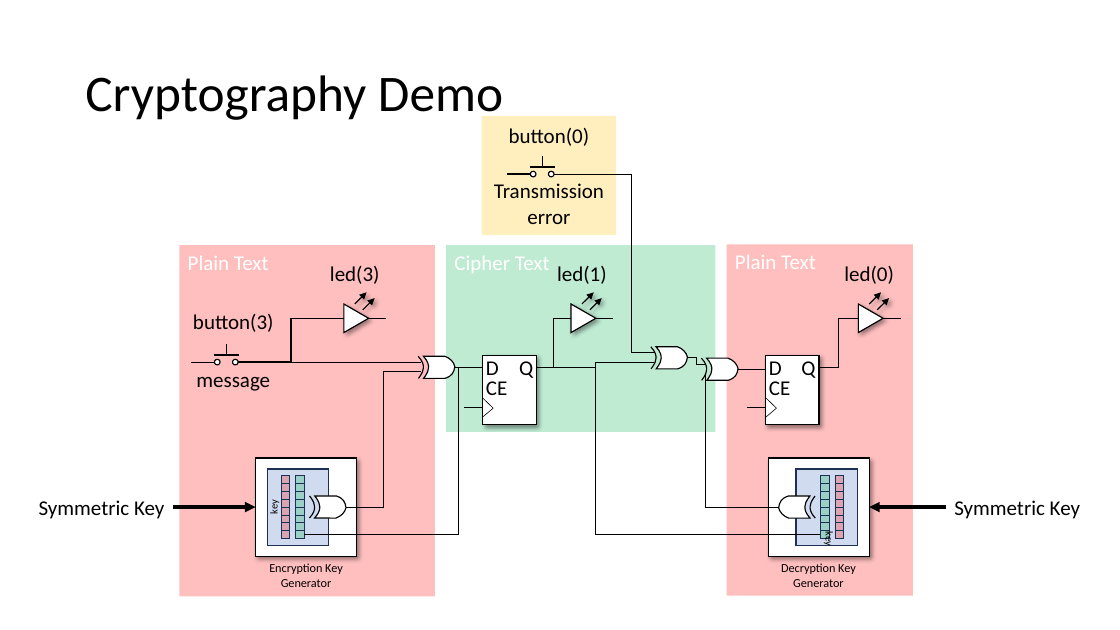
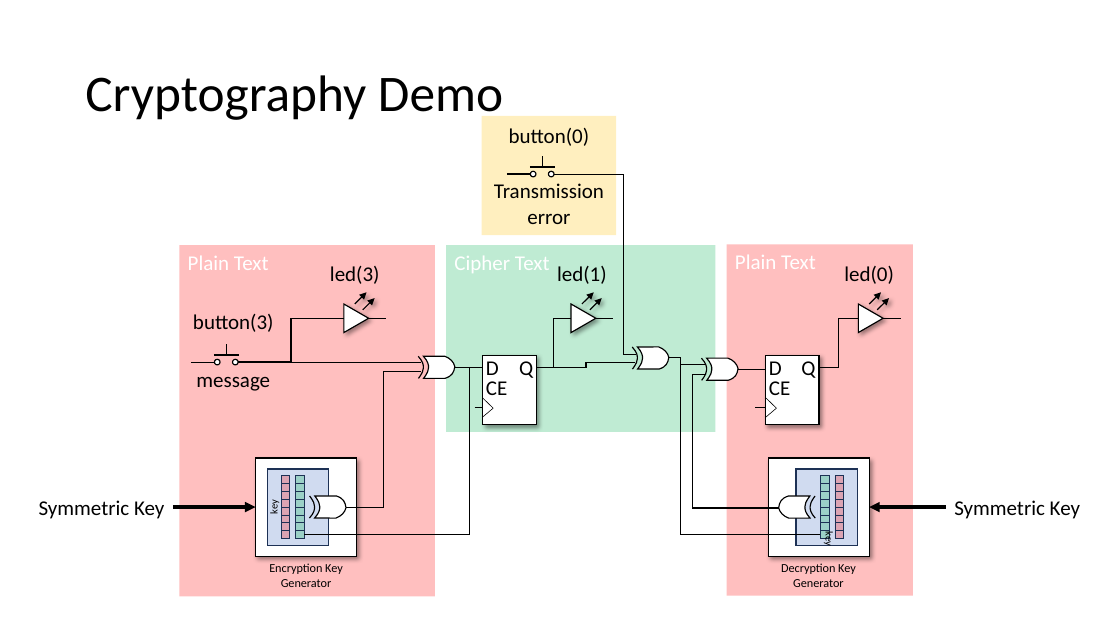
Before and after one commit to house-of-abbey/scratch_vhdl, a slide deck: slide 10 of docs/images/Diagrams.pptx. Drawn at 1120x630 pixels with LibreOffice and Linux fonts; fonts in the diff are those of the drawing. Boxes give left, top, right and bottom in pixels: in the first picture for what was removed or moved away, otherwise in the second. Text is boxed around its words. In the diff, an @@ line names an element or a change of style, - is before the commit and + after.

Commit message:
Fixed crypt demo diagram
Cipher text taken after transmission errors on receipt.

```diff
--- a/docs/images/Diagrams.pptx
+++ b/docs/images/Diagrams.pptx
@@ freeform shape added at (554,175,636,355), outline #000000 1 pt @@
@@ elbow line removed from (555, 174) to (654, 353) @@
@@ freeform shape: place and size @@
-freeform shape at (651,347,656,369)
+freeform shape at (633,347,638,369)
@@ freeform shape: place and size @@
-freeform shape at (656,347,687,369)
+freeform shape at (638,347,669,369)
@@ elbow line moved from (687, 357) - (706, 365) to (669, 357) - (706, 365) @@
@@ elbow line moved from (537, 367) - (821, 534) to (669, 357) - (821, 534) @@
@@ elbow line moved from (459, 367) - (304, 534) to (470, 367) - (304, 534) @@
@@ elbow line moved from (537, 367) - (654, 362) to (537, 367) - (635, 362) @@
@@ freeform shape added at (692,375,779,508), outline #000000 1 pt @@
@@ elbow line removed from (779, 507) to (706, 374) @@
@@ line moved from (465, 408) - (482, 408) to (475, 408) - (482, 408) @@
@@ line moved from (748, 408) - (765, 408) to (755, 408) - (765, 408) @@
```
Also in this commit, not shown: 1 other slide changed, 1 other file.
